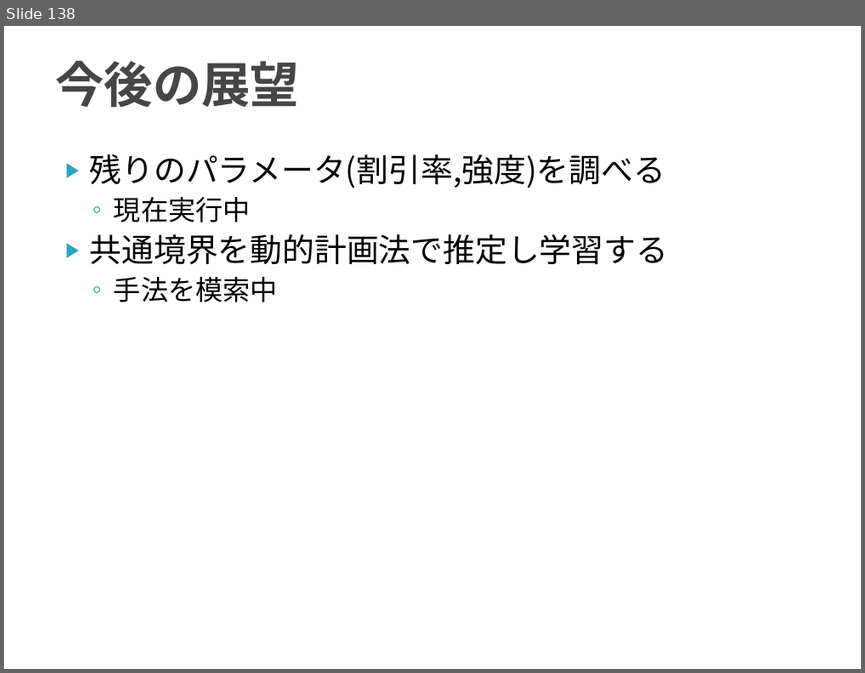
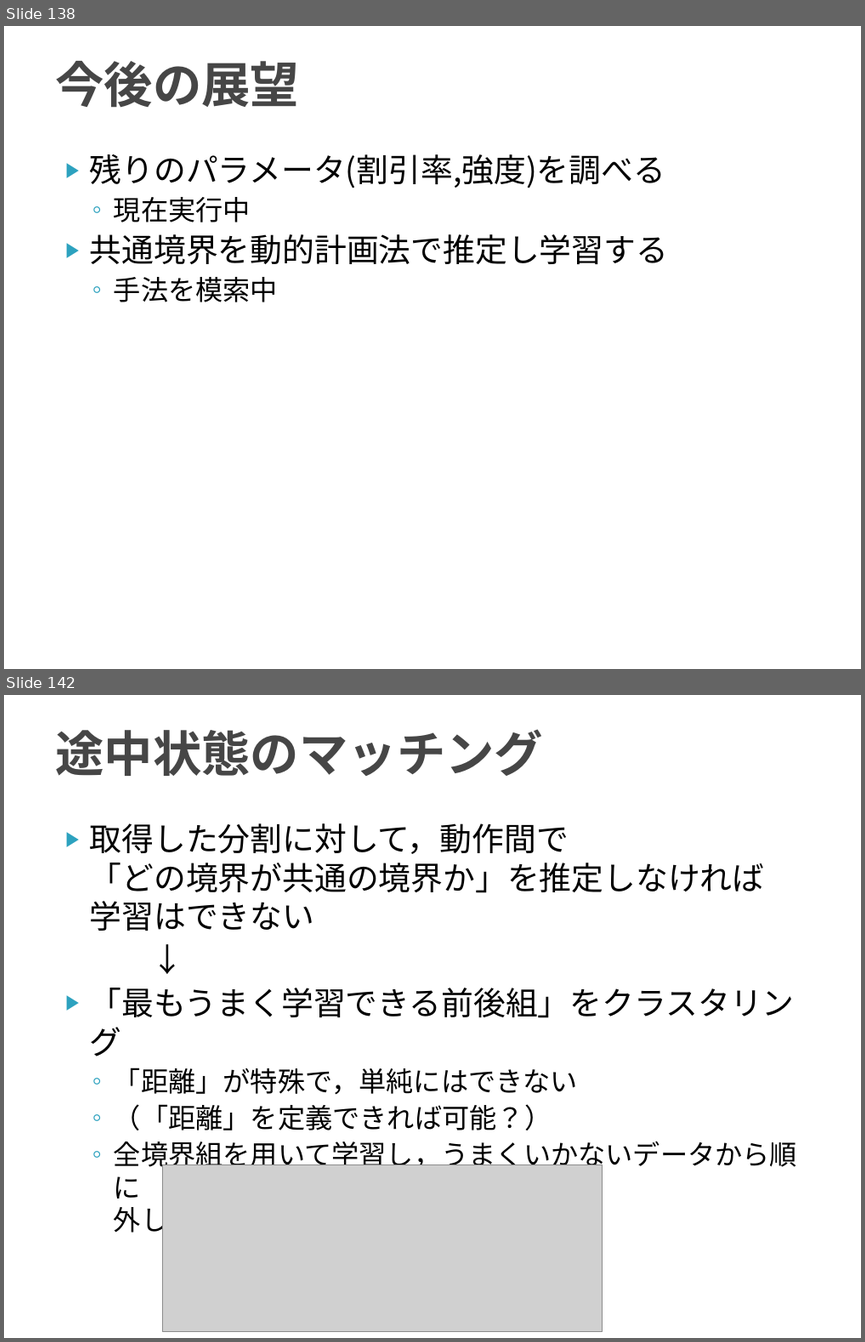
Before and after one commit to TetsuyaKomota/MyMasterStudies, a slide deck: slides/discussion2016.pptx. Shown one above the other, each under a label of ours: slide 138 before the commit, slides 138 and 142 after it; the slides between them are not shown. The pictures are 865x673 and 865x1342 pixels, drawn with LibreOffice and Linux fonts; fonts in the diff are those of the drawing; grey boxes stand for pictures. Boxes give left, top, right and bottom in pixels: in the first picture for what was removed or moved away, otherwise in the second. Text is boxed around its words. In the diff, an @@ line names an element or a change of style, - is before the commit and + after.

```diff
--- a/slides/discussion2016.pptx
+++ b/slides/discussion2016.pptx
@@ slide 142 added at [4,695,861,1338], background #FFFFFF @@
@@ title added at [55,729,543,776], 41 pt, text #464646, bold @@
+途中状態のマッチング
@@ text added at [90,823,797,1237], 23 pt, text #000000 @@
+▶ 取得した分割に対して，動作間で
+  「どの境界が共通の境界か」を推定しなければ
+  学習はできない
+↓
+▶ 「最もうまく学習できる前後組」をクラスタリング
+  ◦ 「距離」が特殊で，単純にはできない
+  ◦ （「距離」を定義できれば可能？）
+  ◦ 全境界組を用いて学習し，うまくいかないデータから順に
+    外していく形で解決できないか？
@@ picture added at [162,1164,602,1331] @@
```
Also in this commit, not shown: 6 other slides added, 4 other files.
